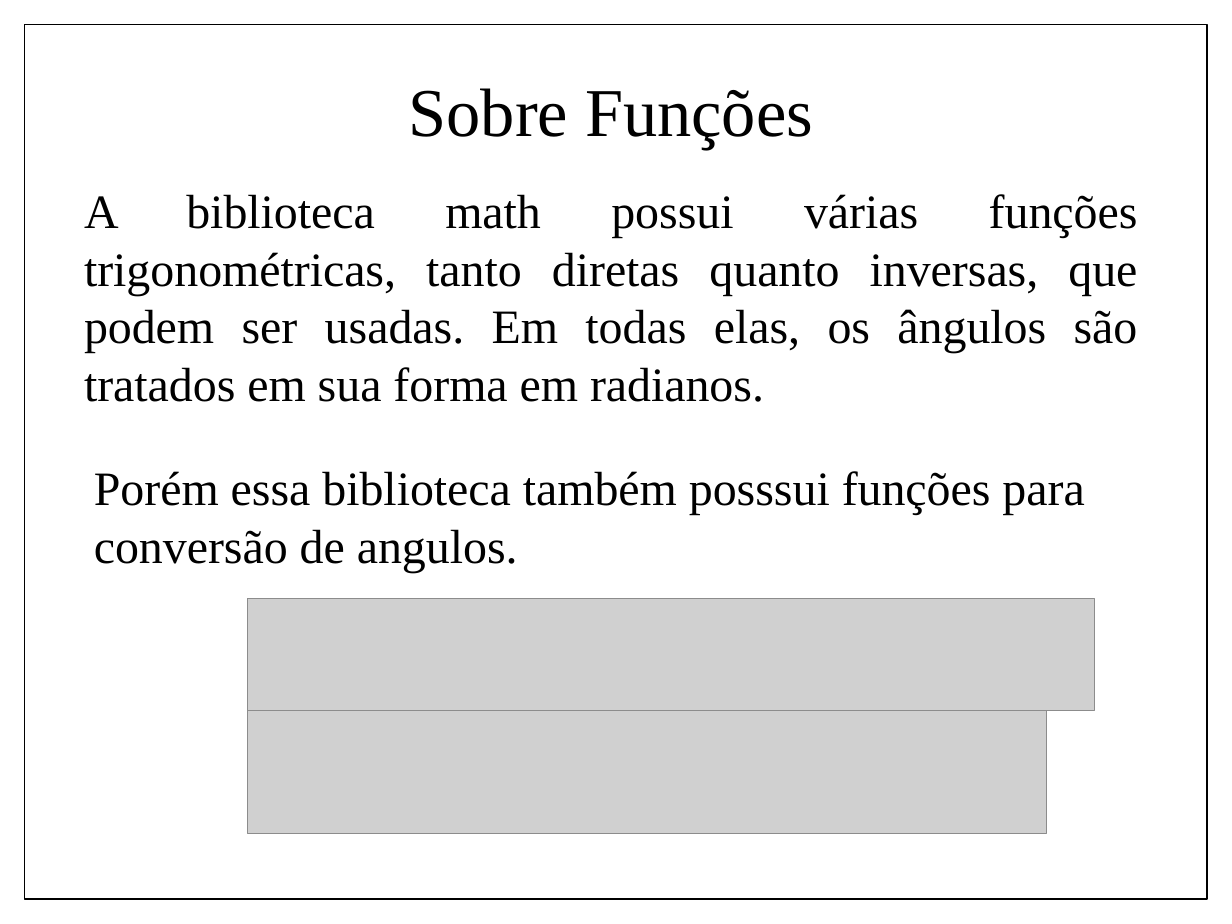
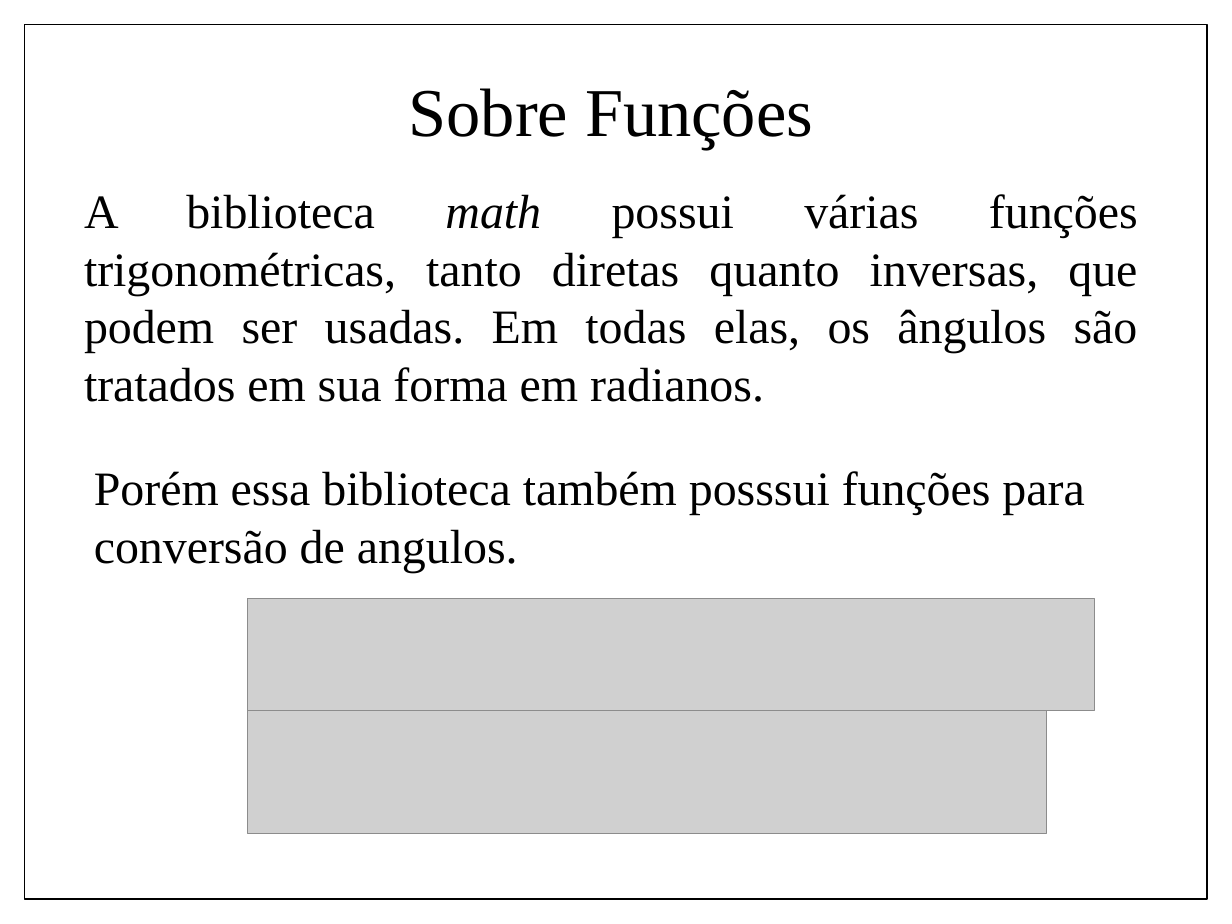
Before and after one commit to IgorSantos1996/MathwithPython, a slide deck: slide 24 of MatematicaPython.pptx (slide 22 before the commit). Drawn at 1232x924 pixels with LibreOffice and Linux fonts; fonts in the diff are those of the drawing; grey boxes stand for pictures; background and template pictures are left out. Boxes give left, top, right and bottom in pixels: in the first picture for what was removed or moved away, otherwise in the second. Text is boxed around its words. In the diff, an @@ line names an element or a change of style, - is before the commit and + after.

```diff
--- a/MatematicaPython.pptx
+++ b/MatematicaPython.pptx
@@ text "A biblioteca math possui várias ..." at bbox=[84, 194, 1138, 402]: italic on in "math" @@
```
Also in this commit, not shown: 2 slides added, 1 slide removed, 5 other files.
